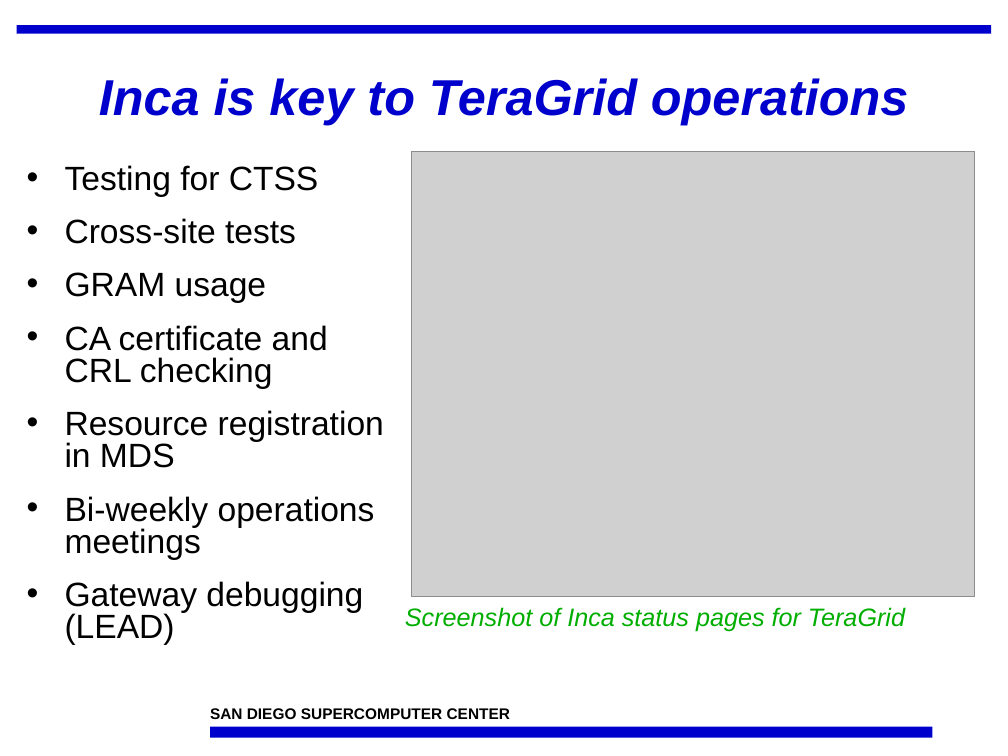
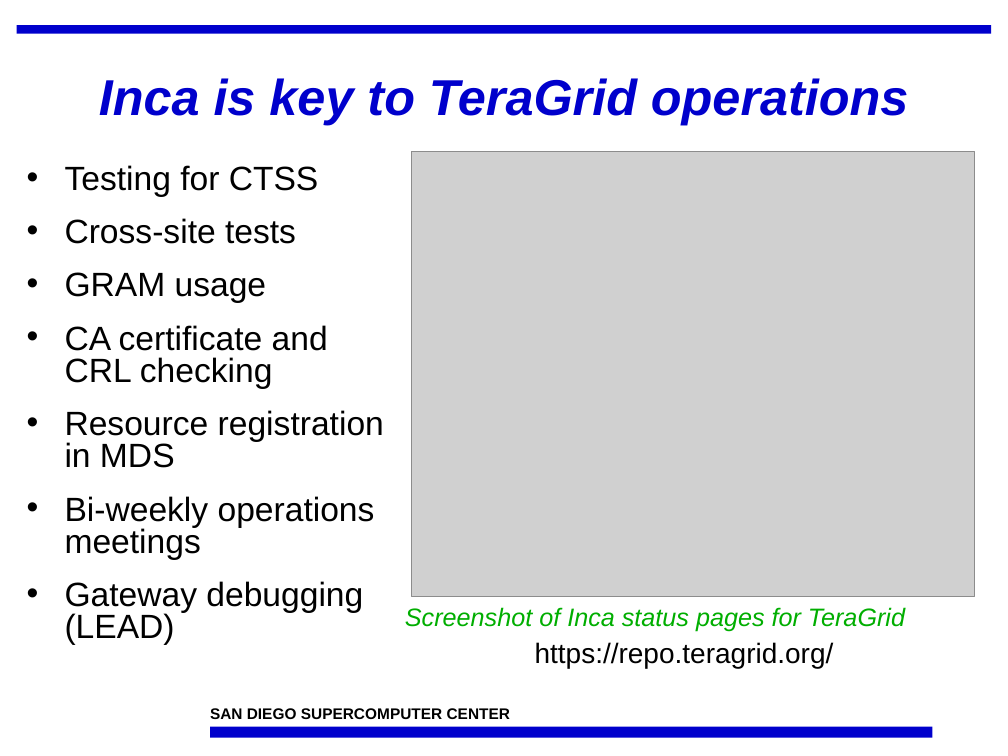
Before and after one commit to IncaProject/inca-xsede, a slide deck: slide 4 of talks/inca-nsf_02-08.ppt. Drawn at 1008x756 pixels with LibreOffice and Linux fonts; fonts in the diff are those of the drawing; grey boxes stand for pictures; background and template pictures are left out. Boxes give left, top, right and bottom in pixels: in the first picture for what was removed or moved away, otherwise in the second. Text is boxed around its words. In the diff, an @@ line names an element or a change of style, - is before the commit and + after.

```diff
--- a/talks/inca-nsf_02-08.ppt
+++ b/talks/inca-nsf_02-08.ppt
@@ text added at [535,642,834,668], 20 pt, text #000000 @@
+https://repo.teragrid.org/
```
Also in this commit, not shown: 2 other slides changed, 1 slide removed.
